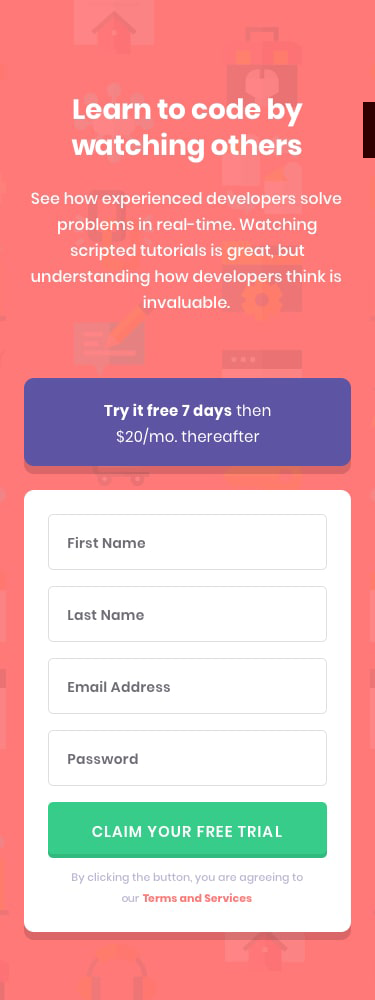
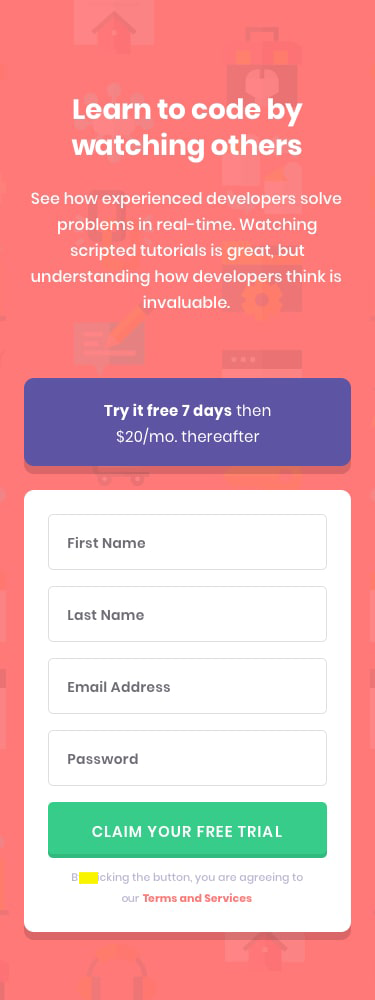
Revision of a layered 375x1000 image; what changed, layer by layer:
painted on "Rectangle 1", unmasked it over [79, 102, 375, 884]
